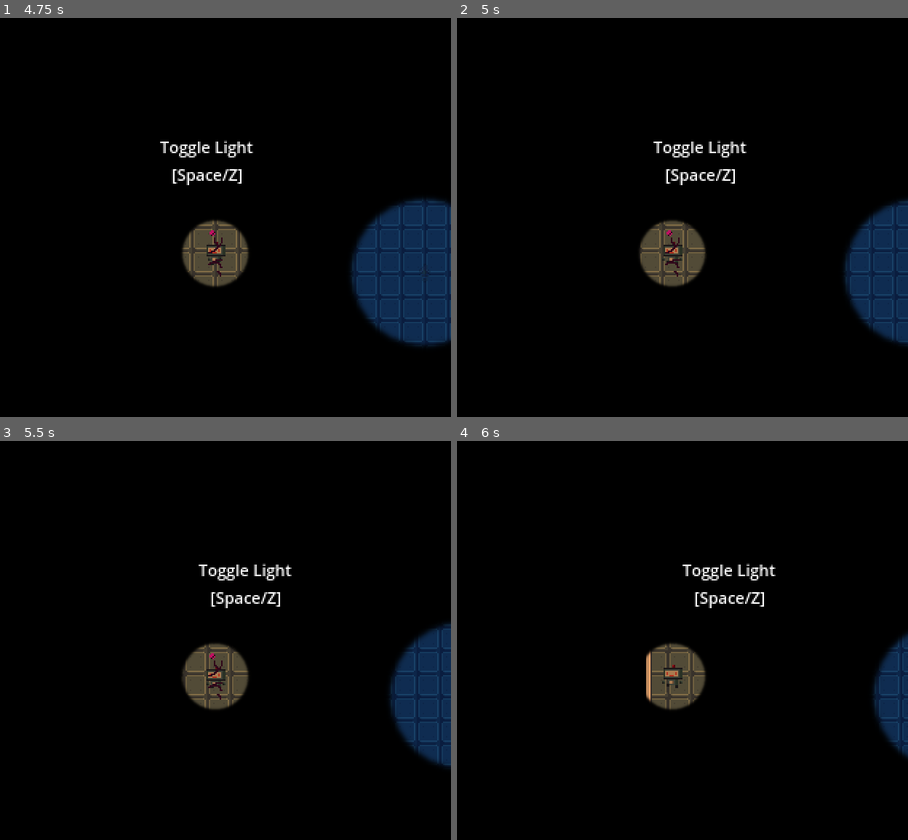
Above: before the commit, frames 1-4 (two rows, left to right).
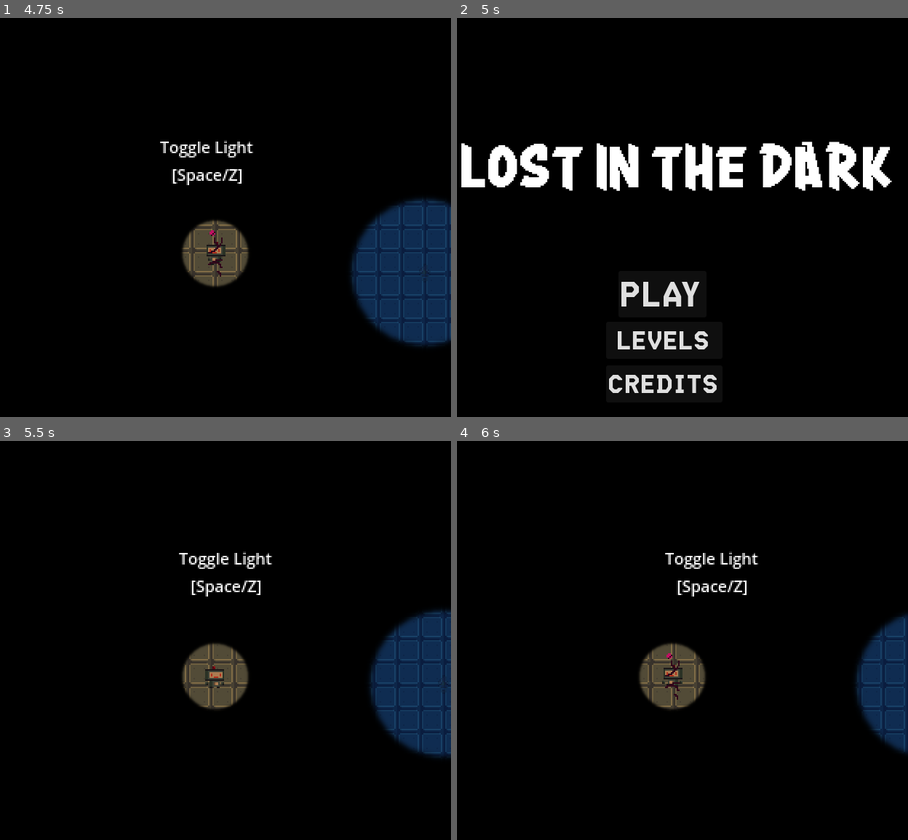
Above: after the commit, the same moments.

Repository: CookieCherith0969/GDM-Assignment-4
Game: Godot game, scene res://Scenes/Levels/StartMenu.tscn
Two runs of this game, one before a commit and one after it. Both use one fixed random seed, a clock stepped at 60 frames per second and the inputs below.
Inputs (mouse positions are in pixels of both pictures, inside the frame that each line leads up to):
- Up to frame 1 (4.75 s): click "PLAY" at 0.5 s; move the mouse to (320, 229) at 1.27 s; hold D (Right) 1.28-2.03 s; hold E (Interact) 1.28-2.03 s; move the mouse to (121, 277) at 2.02 s; hold S (Down) 2.03-2.78 s; tap Space (Light) at 2.1 s; move the mouse to (261, 149) at 2.77 s; hold D (Right) 2.78-3.53 s; hold C (TempCorrupt) 2.78-3.53 s; tap Enter at 3.5 s; move the mouse to (193, 349) at 3.52 s; hold W (Up) 3.53-4.28 s; tap E (Interact) at 3.6 s; move the mouse to (356, 325) at 4.27 s; hold A (Left) from 4.28 s (still down); hold Space (Light) from 4.28 s (still down)
- Up to frame 2 (5 s): keep holding A (Left); keep holding Space (Light); tap Escape (Menu, bound only after the commit) at 4.9 s
- Up to frame 3 (5.5 s): release A (Left) at 5 s; release Space (Light) at 5 s; click (207, 716) at 5 s, where only the run after the commit has a clickable "PLAY"
- Up to frame 4 (6 s): move the mouse to (529, 604) at 5.77 s; hold A (Left) from 5.78 s (still down); tap C (TempCorrupt) at 5.85 s

Frame 1 is identical in both runs. In frame 2, 14% of the frame differs, in the area x 0-100%, y 30-94%; in frame 3, 4.4%; in frame 4, 3.7%.

Commit message:
Exit to menu implemented

Diff:
--- a/Scripts/Player.gd
+++ b/Scripts/Player.gd
@@ -42,6 +42,8 @@
 var moving_left : bool = false
 
 func _input(event):
+	if event.is_action_pressed("Menu"):
+		LevelManager.load_level("StartMenu")
 	if event.is_action_pressed("Light"):
 		if not light_on:
 			light_on = true
--- a/project.godot
+++ b/project.godot
@@ -96,6 +96,11 @@
 , Object(InputEventKey,"resource_local_to_scene":false,"resource_name":"","device":-1,"window_id":0,"alt_pressed":false,"shift_pressed":false,"ctrl_pressed":false,"meta_pressed":false,"pressed":false,"keycode":0,"physical_keycode":88,"key_label":0,"unicode":120,"echo":false,"script":null)
 ]
 }
+Menu={
+"deadzone": 0.5,
+"events": [Object(InputEventKey,"resource_local_to_scene":false,"resource_name":"","device":-1,"window_id":0,"alt_pressed":false,"shift_pressed":false,"ctrl_pressed":false,"meta_pressed":false,"pressed":false,"keycode":0,"physical_keycode":4194305,"key_label":0,"unicode":0,"echo":false,"script":null)
+]
+}
 
 [layer_names]
 
